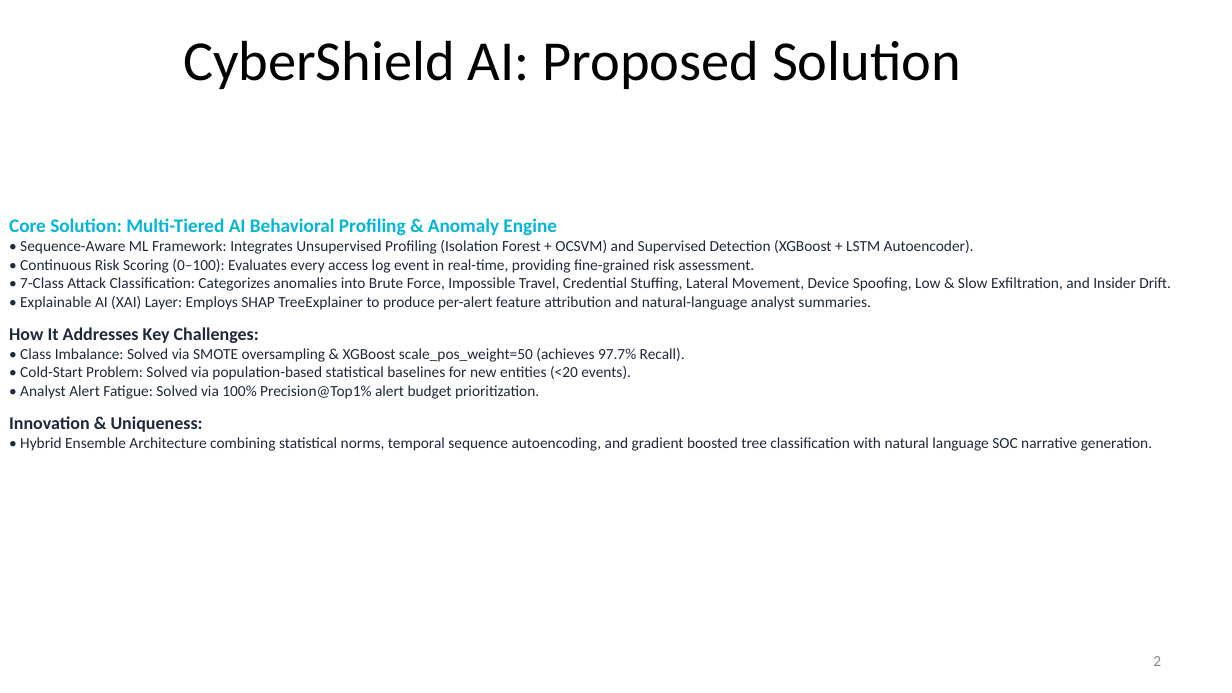
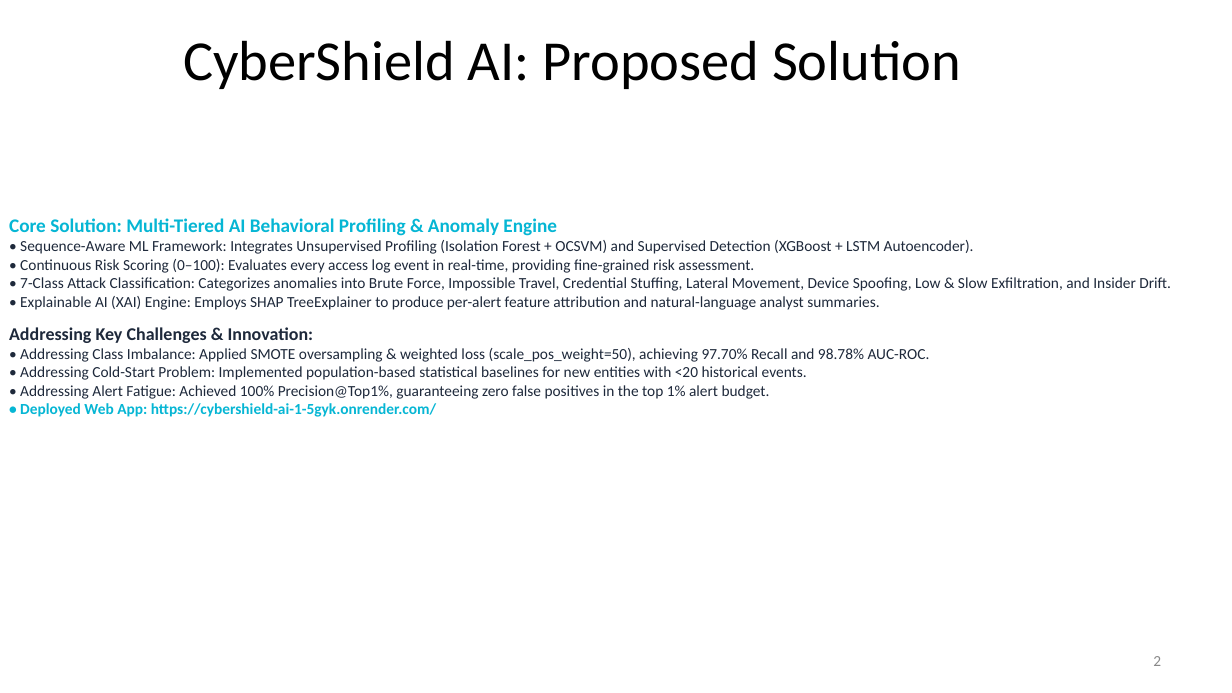
Before and after one commit to Prasanth4689/CyberShield-AI, a slide deck: slide 2 of CyberShield_AI_Idea_Submission.pptx. Drawn at 1232x693 pixels with LibreOffice and Linux fonts; fonts in the diff are those of the drawing. Boxes give left, top, right and bottom in pixels: in the first picture for what was removed or moved away, otherwise in the second. Text is boxed around its words. In the diff, an @@ line names an element or a change of style, - is before the commit and + after.

Commit message:
Update Solution Report and Source Code Docs to high-quality Chrome PDF exports with executive Inter typography, badges, and deployed Render website URL

```diff
--- a/CyberShield_AI_Idea_Submission.pptx
+++ b/CyberShield_AI_Idea_Submission.pptx
@@ text at (9, 296, 930, 417): text changed @@
-• Explainable AI (XAI) Layer: Employs SHAP TreeExplainer to produce per-alert feature attribution and natural-language analyst summaries.
-How It Addresses Key Challenges:
-• Class Imbalance: Solved via SMOTE oversampling & XGBoost scale_pos_weight=50 (achieves 97.7% Recall).
-• Cold-Start Problem: Solved via population-based statistical baselines for new entities (<20 events).
-• Analyst Alert Fatigue: Solved via 100% Precision@Top1% alert budget prioritization.
-Innovation & Uniqueness:
-• Hybrid Ensemble Architecture combining statistical norms, temporal sequence autoencoding, and gradient boosted tree classification with natural language SOC narrative generation.
+• Explainable AI (XAI) Engine: Employs SHAP TreeExplainer to produce per-alert feature attribution and natural-language analyst summaries.
+Addressing Key Challenges & Innovation:
+• Addressing Class Imbalance: Applied SMOTE oversampling & weighted loss (scale_pos_weight=50), achieving 97.70% Recall and 98.78% AUC-ROC.
+• Addressing Cold-Start Problem: Implemented population-based statistical baselines for new entities with <20 historical events.
+• Addressing Alert Fatigue: Achieved 100% Precision@Top1%, guaranteeing zero false positives in the top 1% alert budget.
+• Deployed Web App: https://cybershield-ai-1-5gyk.onrender.com/
```
Also in this commit, not shown: 5 other slides changed, 5 other files.
